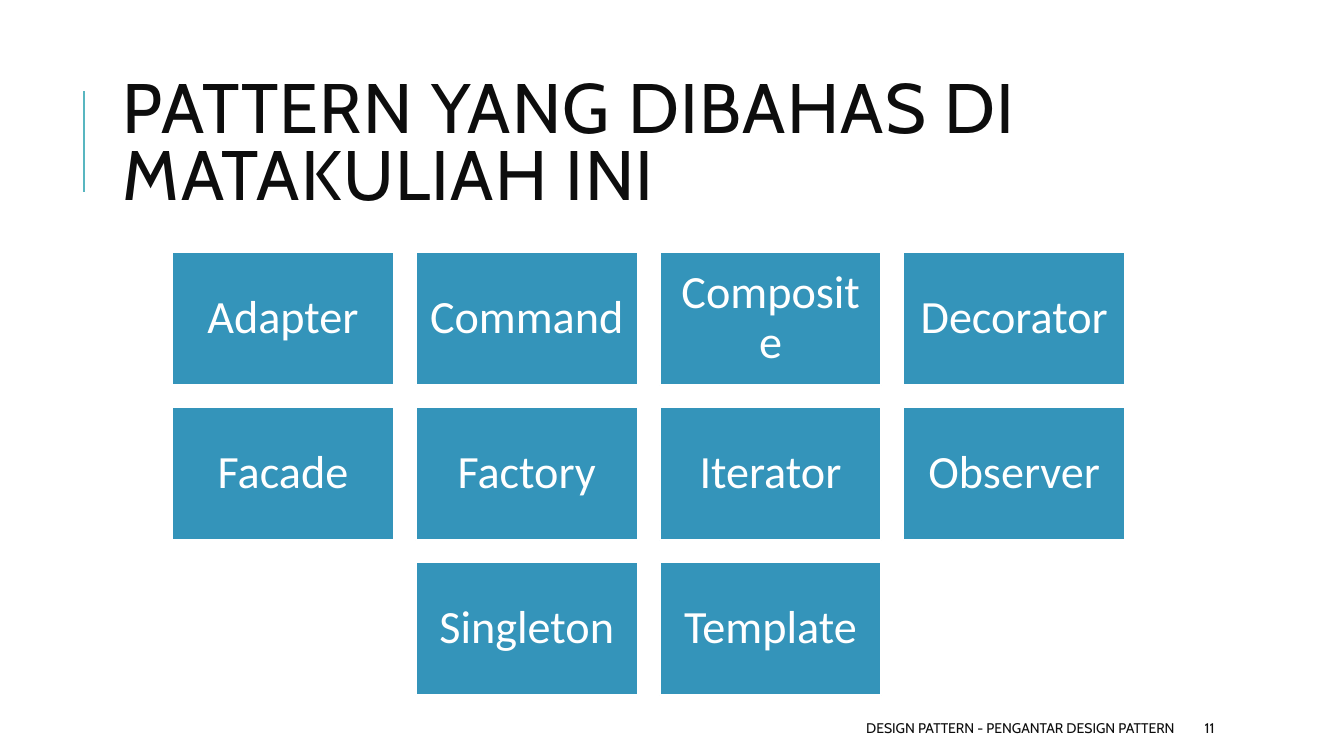
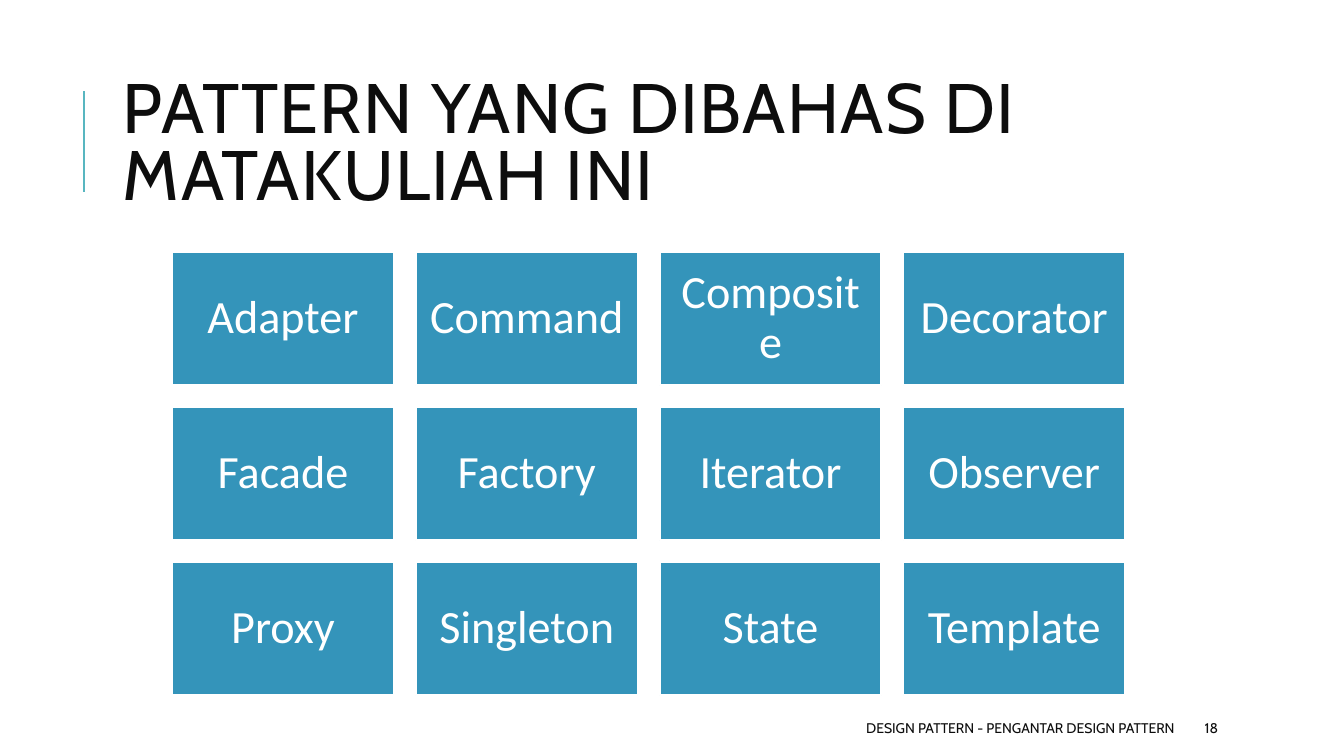
Before and after one commit to ksatria/MK-Design-Pattern, a slide deck: slide 18 of PPT/Design Pattern 1 - Pengantar Design Pattern.pptx (slide 11 before the commit). Drawn at 1344x756 pixels with LibreOffice and Linux fonts; fonts in the diff are those of the drawing. Boxes give left, top, right and bottom in pixels: in the first picture for what was removed or moved away, otherwise in the second. Text is boxed around its words. In the diff, an @@ line names an element or a change of style, - is before the commit and + after.

```diff
--- a/PPT/Design Pattern 1 - Pengantar Design Pattern.pptx
+++ b/PPT/Design Pattern 1 - Pengantar Design Pattern.pptx
@@ text "Template": place and size @@
-text "Template" at (684,611,857,651)
+text "Template" at (928,611,1101,651)
@@ group added at (172,563,1125,696): 2 rectangles, 2 texts @@
+Proxy
+State
@@ page number at (1205,723,1218,733): text changed @@
-11
+18
```
Also in this commit, not shown: 3 other slides changed, 6 slides added.
